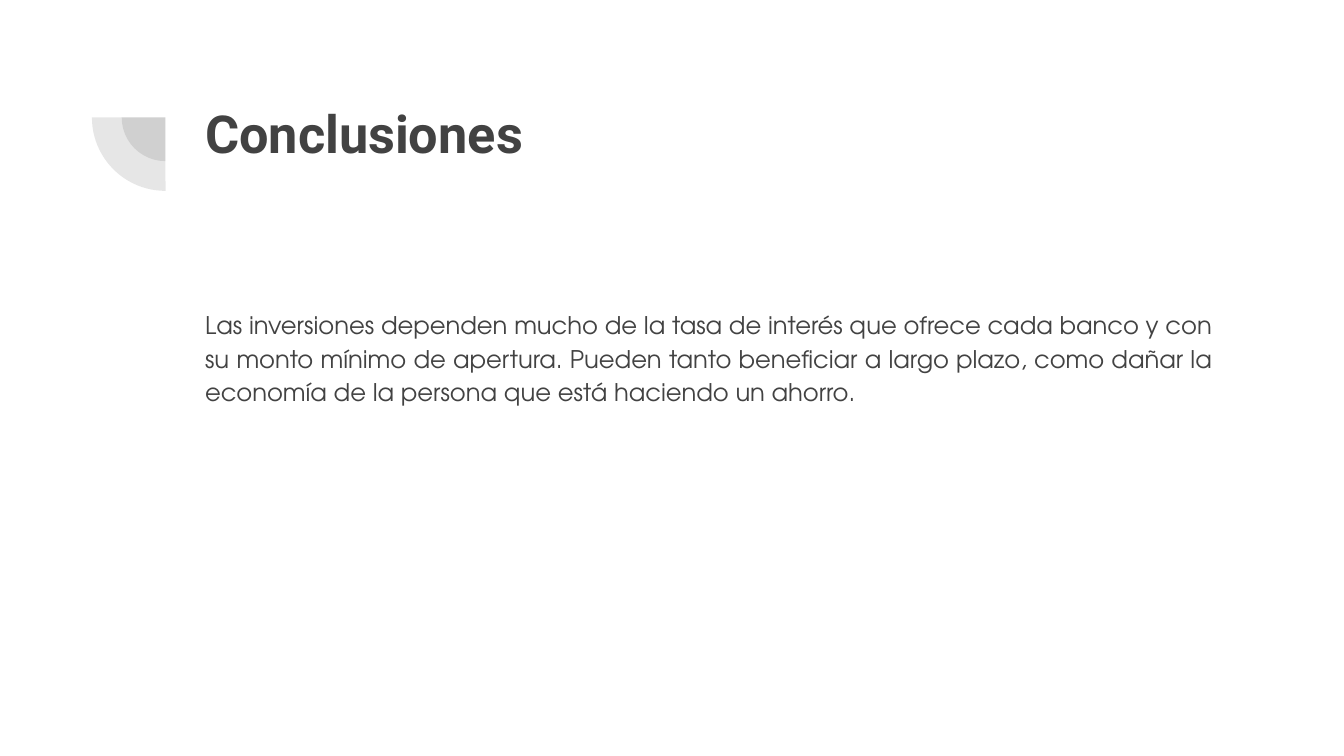
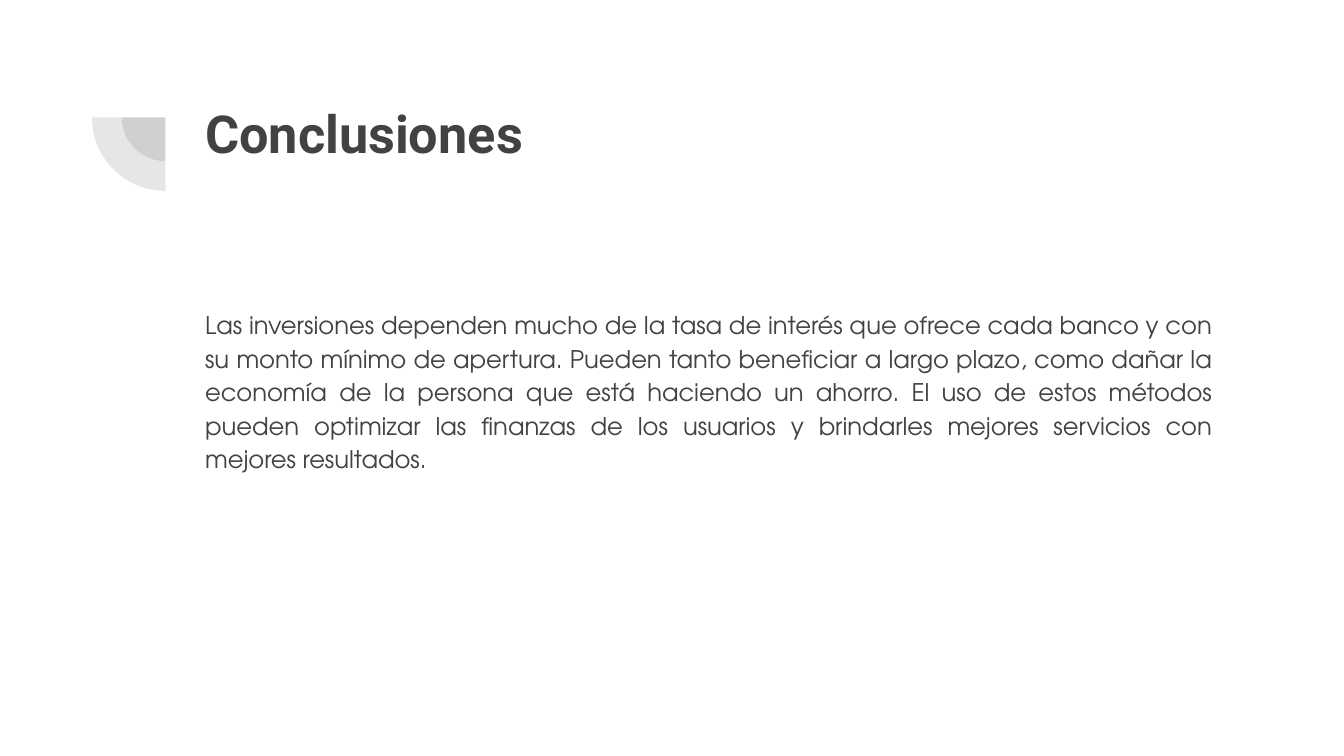
Before and after one commit to sbriones97/proyecto_modulo3, a slide deck: slide 8 of Proyecto_Modulo3.pptx. Drawn at 1344x756 pixels with LibreOffice and Linux fonts; fonts in the diff are those of the drawing. Boxes give left, top, right and bottom in pixels: in the first picture for what was removed or moved away, otherwise in the second. Text is boxed around its words. In the diff, an @@ line names an element or a change of style, - is before the commit and + after.

```diff
--- a/Proyecto_Modulo3.pptx
+++ b/Proyecto_Modulo3.pptx
@@ text at <box>205,315,1212,473</box>: text changed @@
-Las inversiones dependen mucho de la tasa de interés que ofrece cada banco y con su monto mínimo de apertura. Pueden tanto beneficiar a largo plazo, como dañar la economía de la persona que está haciendo un ahorro.
+Las inversiones dependen mucho de la tasa de interés que ofrece cada banco y con su monto mínimo de apertura. Pueden tanto beneficiar a largo plazo, como dañar la economía de la persona que está haciendo un ahorro. El uso de estos métodos pueden optimizar las finanzas de los usuarios y brindarles mejores servicios con mejores resultados.
```
Also in this commit, not shown: 3 other slides changed, 1 slide added, 1 slide removed, 1 other file.
